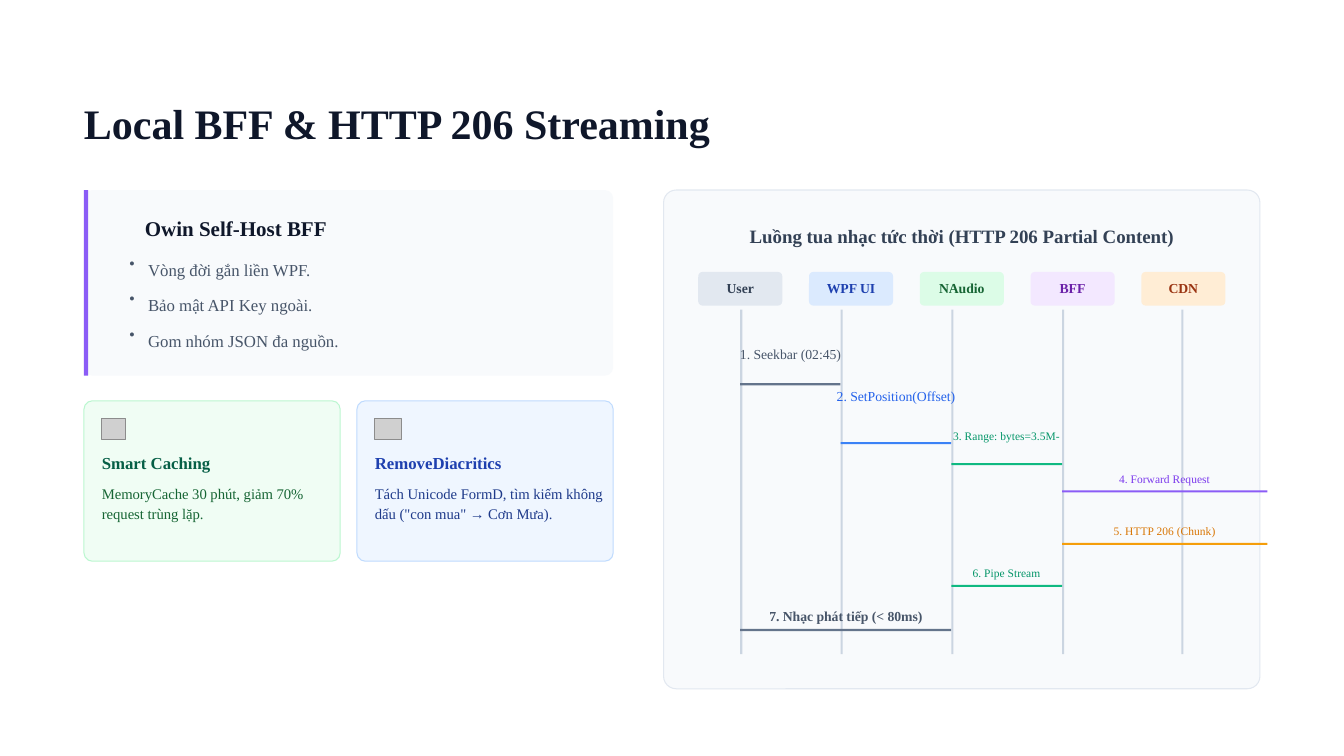
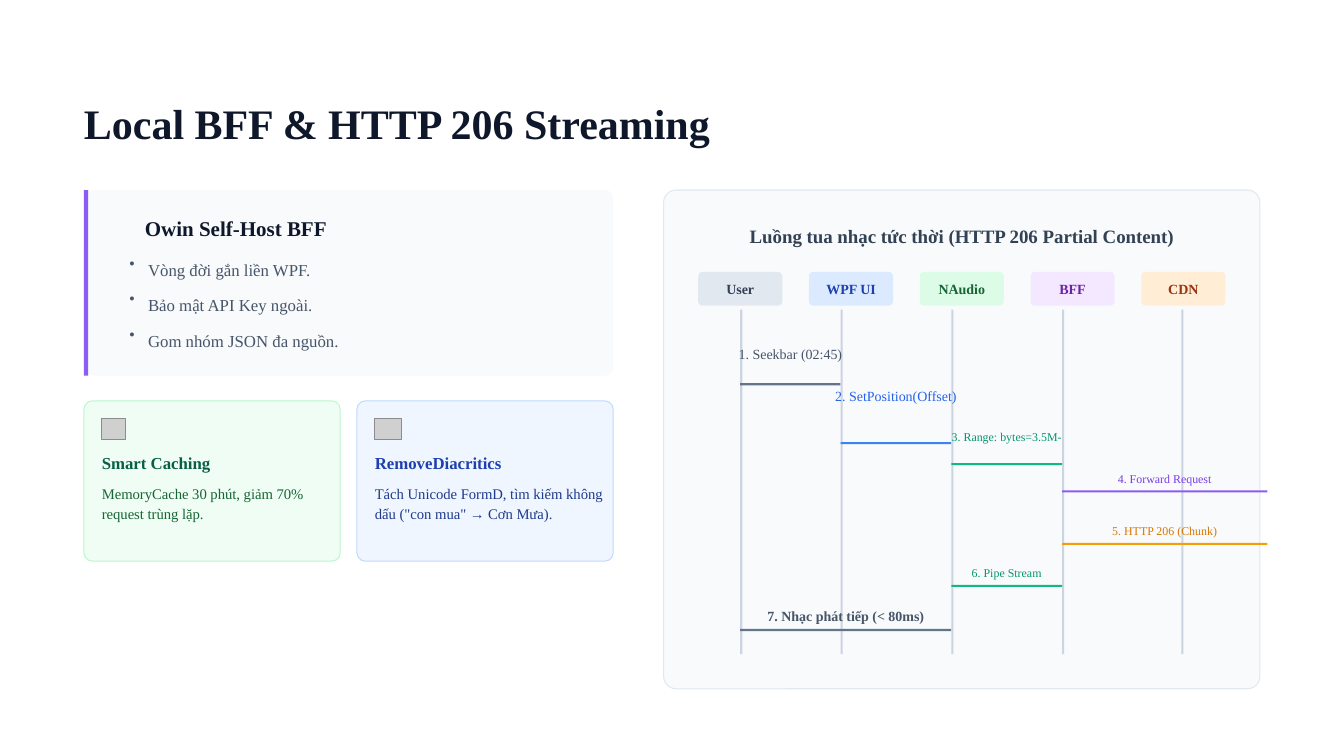
Before and after one commit to NotJimmy97/musicappbyNT, a slide deck: slide 5 of docs/PPTX_DO_AN_MUSICAPP_FINAL.pptx. Drawn at 1344x756 pixels with LibreOffice and Linux fonts; fonts in the diff are those of the drawing; grey boxes stand for pictures; background and template pictures are left out. Boxes give left, top, right and bottom in pixels: in the first picture for what was removed or moved away, otherwise in the second. Text is boxed around its words. In the diff, an @@ line names an element or a change of style, - is before the commit and + after.

```diff
--- a/docs/PPTX_DO_AN_MUSICAPP_FINAL.pptx
+++ b/docs/PPTX_DO_AN_MUSICAPP_FINAL.pptx
@@ size 8.2 to 8.5 pt in 4 elements at bbox=[952, 432, 1061, 444], bbox=[1118, 474, 1211, 486], bbox=[1112, 526, 1217, 538], bbox=[972, 569, 1042, 580] @@
@@ size 9.8 to 10 pt in 7 elements at bbox=[826, 285, 876, 294], bbox=[939, 284, 986, 294], bbox=[1059, 285, 1085, 294], bbox=[1168, 284, 1198, 294], bbox=[739, 348, 842, 363], bbox=[835, 390, 956, 405], bbox=[767, 611, 924, 624] @@
```
Also in this commit, not shown: 7 other slides changed, 2 other files.
